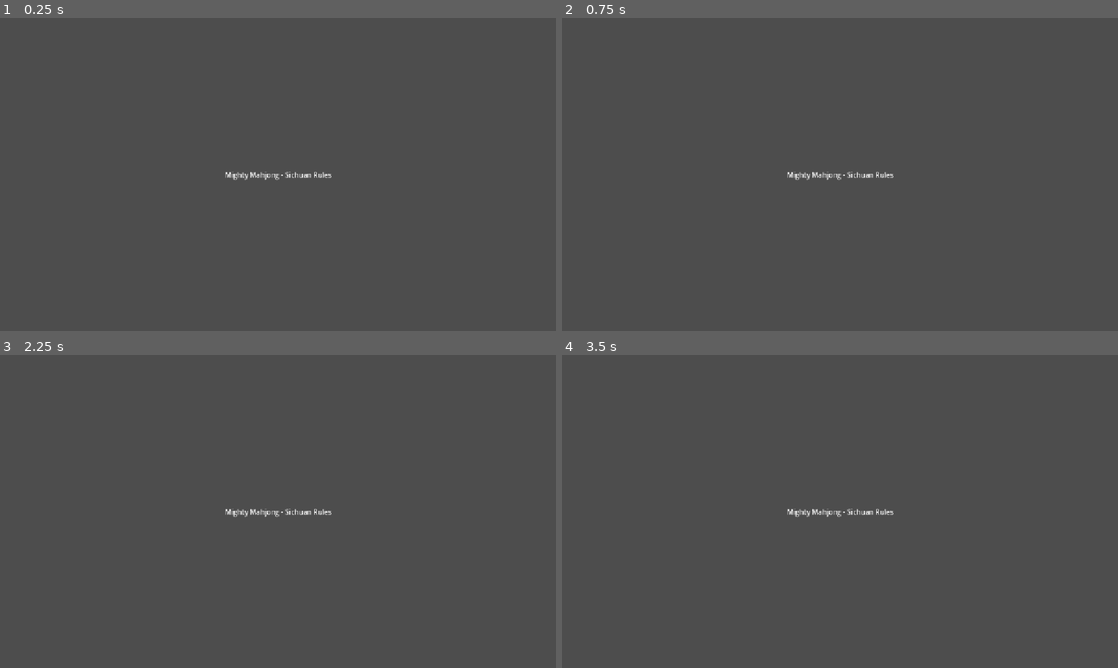
Above: before the commit, frames 1-4 (two rows, left to right).
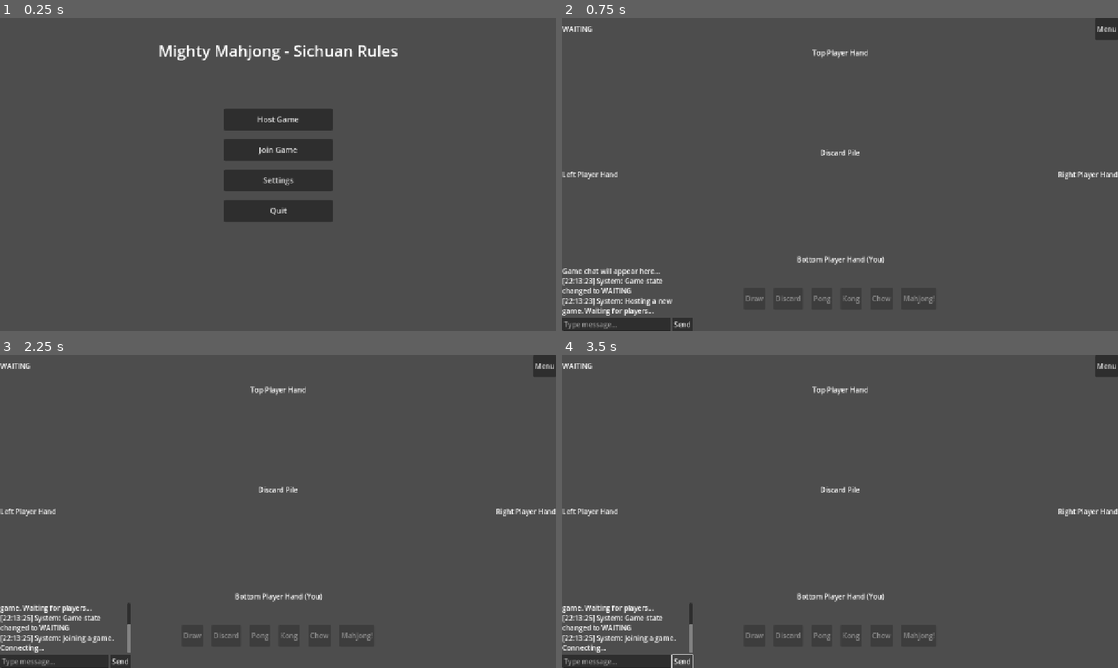
Above: after the commit, the same moments.

Repository: Zachl927/mighty_mahjong
Game: Godot game, scene res://scenes/main.tscn
Same seed, same stepped clock (60 frames per second), same inputs: the game is played once before the commit and once after it.
Inputs (mouse positions are in pixels of both pictures, inside the frame that each line leads up to):
- Up to frame 1 (0.25 s): no input
- Up to frame 2 (0.75 s): click (840, 118) at 0.5 s, where only the run after the commit has a clickable "Host Game"
- Up to frame 3 (2.25 s): click (544, 364) at 1.25 s, where only the run after the commit has a clickable "Menu"; click (278, 486) at 2 s, where only the run after the commit has a clickable "Join Game"
- Up to frame 4 (3.5 s): click (684, 661) at 2.75 s, where only the run after the commit has a clickable "Send"

The runs differ from the first frame. In frame 1, 6.0% of the frame differs, in the area x 28-72%, y 8-66%; in frame 2, 3.2%; in frame 3, 3.2%; in frame 4, 3.1%.

Commit message:
Implement Step 3: Basic UI Framework for Sichuan Mahjong game
- Enhanced main.tscn with modular UI containers (MainMenu, GameScreen, etc.)
- Created main_ui_controller.gd for UI navigation and game state interaction
- Added test_ui_framework.tscn for UI validation
- Updated architecture.md and progress.md documentation
- Followed modular design principles from Windsurf Rules (#6 and #9)

Diff:
--- a/scenes/main.tscn
+++ b/scenes/main.tscn
@@ -1,4 +1,6 @@
-[gd_scene format=3 uid="uid://dhw3d2yxvdpw7"]
+[gd_scene load_steps=2 format=3 uid="uid://dhw3d2yxvdpw7"]
+
+[ext_resource type="Script" path="res://scripts/ui/main_ui_controller.gd" id="1_h1w5f"]
 
 [node name="Main" type="Control"]
 layout_mode = 3
@@ -7,19 +9,245 @@
 anchor_bottom = 1.0
 grow_horizontal = 2
 grow_vertical = 2
-
-[node name="Label" type="Label" parent="."]
-layout_mode = 1
-anchors_preset = 8
-anchor_left = 0.5
-anchor_top = 0.5
-anchor_right = 0.5
-anchor_bottom = 0.5
-offset_left = -135.0
-offset_top = -11.5
-offset_right = 135.0
-offset_bottom = 11.5
-grow_horizontal = 2
-grow_vertical = 2
+script = ExtResource("1_h1w5f")
+
+[node name="MainMenu" type="VBoxContainer" parent="."]
+layout_mode = 1
+anchors_preset = 15
+anchor_right = 1.0
+anchor_bottom = 1.0
+grow_horizontal = 2
+grow_vertical = 2
+
+[node name="TitleContainer" type="MarginContainer" parent="MainMenu"]
+layout_mode = 2
+theme_override_constants/margin_top = 50
+
+[node name="TitleLabel" type="Label" parent="MainMenu/TitleContainer"]
+layout_mode = 2
+theme_override_font_sizes/font_size = 36
 text = "Mighty Mahjong - Sichuan Rules"
 horizontal_alignment = 1
+
+[node name="Spacer1" type="Control" parent="MainMenu"]
+custom_minimum_size = Vector2(0, 100)
+layout_mode = 2
+
+[node name="ButtonsContainer" type="VBoxContainer" parent="MainMenu"]
+layout_mode = 2
+size_flags_horizontal = 4
+theme_override_constants/separation = 20
+
+[node name="HostGameButton" type="Button" parent="MainMenu/ButtonsContainer"]
+custom_minimum_size = Vector2(250, 50)
+layout_mode = 2
+theme_override_font_sizes/font_size = 18
+text = "Host Game"
+
+[node name="JoinGameButton" type="Button" parent="MainMenu/ButtonsContainer"]
+custom_minimum_size = Vector2(250, 50)
+layout_mode = 2
+theme_override_font_sizes/font_size = 18
+text = "Join Game"
+
+[node name="SettingsButton" type="Button" parent="MainMenu/ButtonsContainer"]
+custom_minimum_size = Vector2(250, 50)
+layout_mode = 2
+theme_override_font_sizes/font_size = 18
+text = "Settings"
+
+[node name="QuitButton" type="Button" parent="MainMenu/ButtonsContainer"]
+custom_minimum_size = Vector2(250, 50)
+layout_mode = 2
+theme_override_font_sizes/font_size = 18
+text = "Quit"
+
+[node name="GameScreen" type="Control" parent="."]
+visible = false
+layout_mode = 1
+anchors_preset = 15
+anchor_right = 1.0
+anchor_bottom = 1.0
+grow_horizontal = 2
+grow_vertical = 2
+
+[node name="GameArea" type="Control" parent="GameScreen"]
+layout_mode = 1
+anchors_preset = 15
+anchor_right = 1.0
+anchor_bottom = 1.0
+grow_horizontal = 2
+grow_vertical = 2
+
+[node name="TopBar" type="HBoxContainer" parent="GameScreen/GameArea"]
+layout_mode = 1
+anchors_preset = 10
+anchor_right = 1.0
+offset_bottom = 50.0
+grow_horizontal = 2
+
+[node name="GameInfoLabel" type="Label" parent="GameScreen/GameArea/TopBar"]
+layout_mode = 2
+size_flags_horizontal = 3
+text = "Round: 1 | East Wind"
+vertical_alignment = 1
+
+[node name="MenuButton" type="Button" parent="GameScreen/GameArea/TopBar"]
+layout_mode = 2
+text = "Menu"
+
+[node name="CenterContainer" type="MarginContainer" parent="GameScreen/GameArea"]
+layout_mode = 1
+anchors_preset = 15
+anchor_right = 1.0
+anchor_bottom = 1.0
+offset_top = 50.0
+offset_bottom = -150.0
+grow_horizontal = 2
+grow_vertical = 2
+
+[node name="DiscardPile" type="GridContainer" parent="GameScreen/GameArea/CenterContainer"]
+layout_mode = 2
+size_flags_horizontal = 4
+size_flags_vertical = 4
+theme_override_constants/h_separation = 5
+theme_override_constants/v_separation = 5
+columns = 6
+
+[node name="PlaceholderLabel" type="Label" parent="GameScreen/GameArea/CenterContainer/DiscardPile"]
+layout_mode = 2
+text = "Discard Pile"
+
+[node name="PlayerHands" type="Control" parent="GameScreen/GameArea"]
+layout_mode = 1
+anchors_preset = 15
+anchor_right = 1.0
+anchor_bottom = 1.0
+grow_horizontal = 2
+grow_vertical = 2
+mouse_filter = 2
+
+[node name="TopPlayerHand" type="HBoxContainer" parent="GameScreen/GameArea/PlayerHands"]
+layout_mode = 1
+anchors_preset = 10
+anchor_right = 1.0
+offset_top = 60.0
+offset_bottom = 100.0
+grow_horizontal = 2
+alignment = 1
+
+[node name="PlaceholderLabel" type="Label" parent="GameScreen/GameArea/PlayerHands/TopPlayerHand"]
+layout_mode = 2
+text = "Top Player Hand"
+
+[node name="LeftPlayerHand" type="VBoxContainer" parent="GameScreen/GameArea/PlayerHands"]
+layout_mode = 1
+anchors_preset = 4
+anchor_top = 0.5
+anchor_bottom = 0.5
+offset_top = -100.0
+offset_right = 100.0
+offset_bottom = 100.0
+grow_vertical = 2
+alignment = 1
+
+[node name="PlaceholderLabel" type="Label" parent="GameScreen/GameArea/PlayerHands/LeftPlayerHand"]
+layout_mode = 2
+text = "Left Player Hand"
+
+[node name="RightPlayerHand" type="VBoxContainer" parent="GameScreen/GameArea/PlayerHands"]
+layout_mode = 1
+anchors_preset = 6
+anchor_left = 1.0
+anchor_top = 0.5
+anchor_right = 1.0
+anchor_bottom = 0.5
+offset_left = -100.0
+offset_top = -100.0
+offset_bottom = 100.0
+grow_horizontal = 0
+grow_vertical = 2
+alignment = 1
+
+[node name="PlaceholderLabel" type="Label" parent="GameScreen/GameArea/PlayerHands/RightPlayerHand"]
+layout_mode = 2
+text = "Right Player Hand"
+
+[node name="BottomPlayerHand" type="HBoxContainer" parent="GameScreen/GameArea/PlayerHands"]
+layout_mode = 1
+anchors_preset = 12
+anchor_top = 1.0
+anchor_right = 1.0
+anchor_bottom = 1.0
+offset_top = -180.0
+offset_bottom = -150.0
+grow_horizontal = 2
+grow_vertical = 0
+alignment = 1
+
+[node name="PlaceholderLabel" type="Label" parent="GameScreen/GameArea/PlayerHands/BottomPlayerHand"]
+layout_mode = 2
+text = "Bottom Player Hand (You)"
+
+[node name="ActionButtons" type="HBoxContainer" parent="GameScreen/GameArea"]
+layout_mode = 1
+anchors_preset = 12
+anchor_top = 1.0
+anchor_right = 1.0
+anchor_bottom = 1.0
+offset_top = -100.0
+offset_bottom = -50.0
+grow_horizontal = 2
+grow_vertical = 0
+theme_override_constants/separation = 20
+alignment = 1
+
+[node name="DrawButton" type="Button" parent="GameScreen/GameArea/ActionButtons"]
+layout_mode = 2
+text = "Draw"
+
+[node name="DiscardButton" type="Button" parent="GameScreen/GameArea/ActionButtons"]
+layout_mode = 2
+text = "Discard"
+
+[node name="PongButton" type="Button" parent="GameScreen/GameArea/ActionButtons"]
+layout_mode = 2
+text = "Pong"
+
+[node name="KongButton" type="Button" parent="GameScreen/GameArea/ActionButtons"]
+layout_mode = 2
+text = "Kong"
+
+[node name="ChowButton" type="Button" parent="GameScreen/GameArea/ActionButtons"]
+layout_mode = 2
+text = "Chow"
+
+[node name="MahjongButton" type="Button" parent="GameScreen/GameArea/ActionButtons"]
+layout_mode = 2
+text = "Mahjong!"
+
+[node name="ChatArea" type="VBoxContainer" parent="GameScreen"]
+layout_mode = 1
+anchors_preset = 2
+anchor_top = 1.0
+anchor_bottom = 1.0
+offset_top = -150.0
+offset_right = 300.0
+grow_vertical = 0
+
+[node name="ChatLog" type="RichTextLabel" parent="GameScreen/ChatArea"]
+layout_mode = 2
+size_flags_vertical = 3
+text = "Game chat will appear here..."
+
+[node name="ChatInput" type="HBoxContainer" parent="GameScreen/ChatArea"]
+layout_mode = 2
+
+[node name="LineEdit" type="LineEdit" parent="GameScreen/ChatArea/ChatInput"]
+layout_mode = 2
+size_flags_horizontal = 3
+placeholder_text = "Type message..."
+
+[node name="SendButton" type="Button" parent="GameScreen/ChatArea/ChatInput"]
+layout_mode = 2
+text = "Send"
--- /dev/null
+++ b/scenes/test_ui_framework.tscn
@@ -0,0 +1,37 @@
+[gd_scene load_steps=2 format=3 uid="uid://c5hgvd4gahqmd"]
+
+[ext_resource type="PackedScene" uid="uid://dhw3d2yxvdpw7" path="res://scenes/main.tscn" id="1_tqvjm"]
+
+[node name="TestUIFramework" type="Control"]
+layout_mode = 3
+anchors_preset = 15
+anchor_right = 1.0
+anchor_bottom = 1.0
+grow_horizontal = 2
+grow_vertical = 2
+
+[node name="Main" parent="." instance=ExtResource("1_tqvjm")]
+layout_mode = 1
+
+[node name="TestInstructions" type="PanelContainer" parent="."]
+layout_mode = 0
+offset_right = 300.0
+offset_bottom = 120.0
+
+[node name="VBoxContainer" type="VBoxContainer" parent="TestInstructions"]
+layout_mode = 2
+
+[node name="Label" type="Label" parent="TestInstructions/VBoxContainer"]
+layout_mode = 2
+text = "UI Framework Test"
+horizontal_alignment = 1
+
+[node name="InstructionsLabel" type="RichTextLabel" parent="TestInstructions/VBoxContainer"]
+layout_mode = 2
+size_flags_vertical = 3
+text = "Test Instructions:
+1. Verify Main Menu shows properly
+2. Test Host/Join Game buttons
+3. Verify Game Screen layout
+4. Test menu navigation
+5. Verify Chat functionality"
--- /dev/null
+++ b/scripts/ui/main_ui_controller.gd
@@ -0,0 +1,196 @@
+extends Control
+
+# Node references
+@onready var game_state_manager = $"/root/GameStateManager" if has_node("/root/GameStateManager") else null
+@onready var main_menu = $MainMenu
+@onready var game_screen = $GameScreen
+@onready var host_game_button = $MainMenu/ButtonsContainer/HostGameButton
+@onready var join_game_button = $MainMenu/ButtonsContainer/JoinGameButton
+@onready var settings_button = $MainMenu/ButtonsContainer/SettingsButton
+@onready var quit_button = $MainMenu/ButtonsContainer/QuitButton
+@onready var menu_button = $GameScreen/GameArea/TopBar/MenuButton
+@onready var game_info_label = $GameScreen/GameArea/TopBar/GameInfoLabel
+@onready var action_buttons = $GameScreen/GameArea/ActionButtons.get_children()
+
+# Chat components
+@onready var chat_input = $GameScreen/ChatArea/ChatInput/LineEdit
+@onready var send_button = $GameScreen/ChatArea/ChatInput/SendButton
+@onready var chat_log = $GameScreen/ChatArea/ChatLog
+
+func _ready():
+	print("Main UI Controller initialized")
+
+	# Connect game state manager signals if available
+	if game_state_manager:
+		game_state_manager.state_changed.connect(_on_game_state_changed)
+		game_state_manager.player_joined.connect(_on_player_joined)
+		game_state_manager.player_left.connect(_on_player_left)
+		game_state_manager.game_started.connect(_on_game_started)
+		game_state_manager.round_started.connect(_on_round_started)
+		game_state_manager.round_ended.connect(_on_round_ended)
+		game_state_manager.game_ended.connect(_on_game_ended)
+	else:
+		print("Warning: GameStateManager not found, using local state")
+		# Create a local instance for testing
+		var gsm_script = load("res://scripts/core/game_state_manager.gd")
+		if gsm_script:
+			game_state_manager = gsm_script.new()
+			add_child(game_state_manager)
+			game_state_manager.state_changed.connect(_on_game_state_changed)
+
+	# Connect UI signals
+	host_game_button.pressed.connect(_on_host_game_pressed)
+	join_game_button.pressed.connect(_on_join_game_pressed)
+	settings_button.pressed.connect(_on_settings_pressed)
+	quit_button.pressed.connect(_on_quit_pressed)
+	menu_button.pressed.connect(_on_menu_button_pressed)
+	send_button.pressed.connect(_on_send_message_pressed)
+
+	# Connect action buttons
+	for button in action_buttons:
+		button.pressed.connect(_on_action_button_pressed.bind(button.name))
+
+	# Initially show main menu only
+	_update_ui_for_state(game_state_manager.GameState.MENU)
+
+# Update UI based on game state
+func _update_ui_for_state(state: int) -> void:
+	match state:
+		game_state_manager.GameState.MENU:
+			main_menu.visible = true
+			game_screen.visible = false
+		game_state_manager.GameState.WAITING, game_state_manager.GameState.SETUP, \
+		game_state_manager.GameState.PLAYING, game_state_manager.GameState.SCORING, \
+		game_state_manager.GameState.GAME_OVER:
+			main_menu.visible = false
+			game_screen.visible = true
+			_update_game_screen_for_state(state)
+
+# Update game screen based on game state
+func _update_game_screen_for_state(state: int) -> void:
+	# Update game info label
+	var state_name = game_state_manager.get_state_name(state)
+	var round_info = ""
+
+	if state == game_state_manager.GameState.PLAYING:
+		var current_round = game_state_manager.current_round
+		# Determine wind based on round (simplified)
+		var winds = ["East", "South", "West", "North"]
+		var wind = winds[((current_round - 1) / 4) % 4]
+		round_info = "Round: %d | %s Wind" % [current_round, wind]
+
+	game_info_label.text = state_name + (": " + round_info if round_info else "")
+
+	# Enable/disable appropriate action buttons based on game state
+	for button in action_buttons:
+		button.disabled = state != game_state_manager.GameState.PLAYING
+
+	# Add chat message to indicate state change
+	add_chat_message("System", "Game state changed to " + state_name)
+
+# Add a message to the chat log
+func add_chat_message(sender: String, message: String) -> void:
+	var timestamp = Time.get_time_string_from_system()
+	chat_log.text += "\n[%s] %s: %s" % [timestamp, sender, message]
+	chat_log.scroll_to_line(chat_log.get_line_count())
+
+# Button signal handlers
+func _on_host_game_pressed() -> void:
+	if game_state_manager:
+		game_state_manager.host_mode = true
+		game_state_manager.change_state(game_state_manager.GameState.WAITING)
+		add_chat_message("System", "Hosting a new game. Waiting for players...")
+
+func _on_join_game_pressed() -> void:
+	if game_state_manager:
+		game_state_manager.host_mode = false
+		game_state_manager.change_state(game_state_manager.GameState.WAITING)
+		add_chat_message("System", "Joining a game. Connecting...")
+
+		# Simulate a player joining (for testing only)
+		game_state_manager.add_player({"id": "1", "name": "Player 1"})
+		game_state_manager.add_player({"id": "2", "name": "Player 2"})
+		game_state_manager.add_player({"id": "3", "name": "Player 3"})
+
+func _on_settings_pressed() -> void:
+	print("Settings pressed - Not implemented yet")
+
+func _on_quit_pressed() -> void:
+	get_tree().quit()
+
+func _on_menu_button_pressed() -> void:
+	if game_state_manager:
+		game_state_manager.return_to_menu()
+
+func _on_send_message_pressed() -> void:
+	var message = chat_input.text.strip_edges()
+	if message:
+		add_chat_message("You", message)
+		chat_input.text = ""
+
+func _on_action_button_pressed(button_name: String) -> void:
+	print("Action button pressed: ", button_name)
+
+	# Handle action button logic based on button name
+	match button_name:
+		"DrawButton":
+			add_chat_message("System", "You drew a tile")
+		"DiscardButton":
+			add_chat_message("System", "Select a tile to discard")
+		"PongButton":
+			add_chat_message("System", "Pong claimed")
+		"KongButton":
+			add_chat_message("System", "Kong claimed")
+		"ChowButton":
+			add_chat_message("System", "Chow claimed")
+		"MahjongButton":
+			add_chat_message("System", "Mahjong! You won the round!")
+			if game_state_manager:
+				game_state_manager.end_round({"winner": "You", "points": 100})
+
+# Game state manager signal handlers
+func _on_game_state_changed(from_state: int, to_state: int) -> void:
+	print("Game state changed from %s to %s" % [
+		game_state_manager.get_state_name(from_state),
+		game_state_manager.get_state_name(to_state)
+	])
+	_update_ui_for_state(to_state)
+
+func _on_player_joined(player_info: Dictionary) -> void:
+	print("Player joined: ", player_info)
+	add_chat_message("System", "Player joined: " + player_info.get("name", "Unknown"))
+
+	# If we have enough players, enable start game button (not implemented yet)
+	if game_state_manager.player_count >= 2:
+		add_chat_message("System", "Enough players have joined. Starting game soon...")
+		await get_tree().create_timer(2.0).timeout
+		if game_state_manager.current_state == game_state_manager.GameState.WAITING:
+			game_state_manager.start_game()
+
+func _on_player_left(player_id: String) -> void:
+	print("Player left: ", player_id)
+	add_chat_message("System", "A player has left the game")
+
+func _on_game_started() -> void:
+	print("Game started")
+	add_chat_message("System", "Game has started")
+
+func _on_round_started(round_number: int) -> void:
+	print("Round started: ", round_number)
+	add_chat_message("System", "Round %d has started" % round_number)
+
+func _on_round_ended(round_number: int, scores: Dictionary) -> void:
+	print("Round ended: ", round_number, " with scores: ", scores)
+	add_chat_message("System", "Round %d has ended" % round_number)
+
+	# Display scores
+	for player in scores.keys():
+		add_chat_message("System", "%s scored %d points" % [player, scores[player]])
+
+func _on_game_ended(final_scores: Dictionary) -> void:
+	print("Game ended with final scores: ", final_scores)
+	add_chat_message("System", "Game has ended")
+
+	# Display final scores
+	for player in final_scores.keys():
+		add_chat_message("System", "%s: %d points" % [player, final_scores[player]])
--- a/tests/test_game_state_manager.gd
+++ b/tests/test_game_state_manager.gd
@@ -28,6 +28,7 @@
 
 	print("Game State Manager Test initialized")
 
+@warning_ignore("unused_parameter")
 func _on_state_changed(from_state, to_state):
 	_update_state_label()
 
Not shown, changed: memory-bank/architecture.md
Not shown, changed: memory-bank/progress.md
